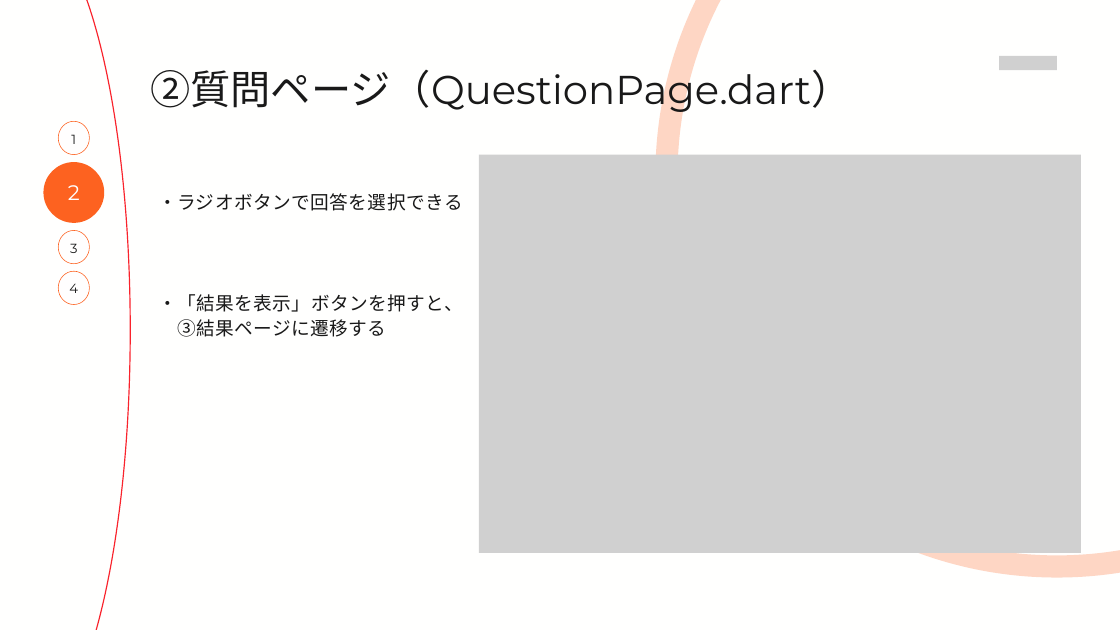
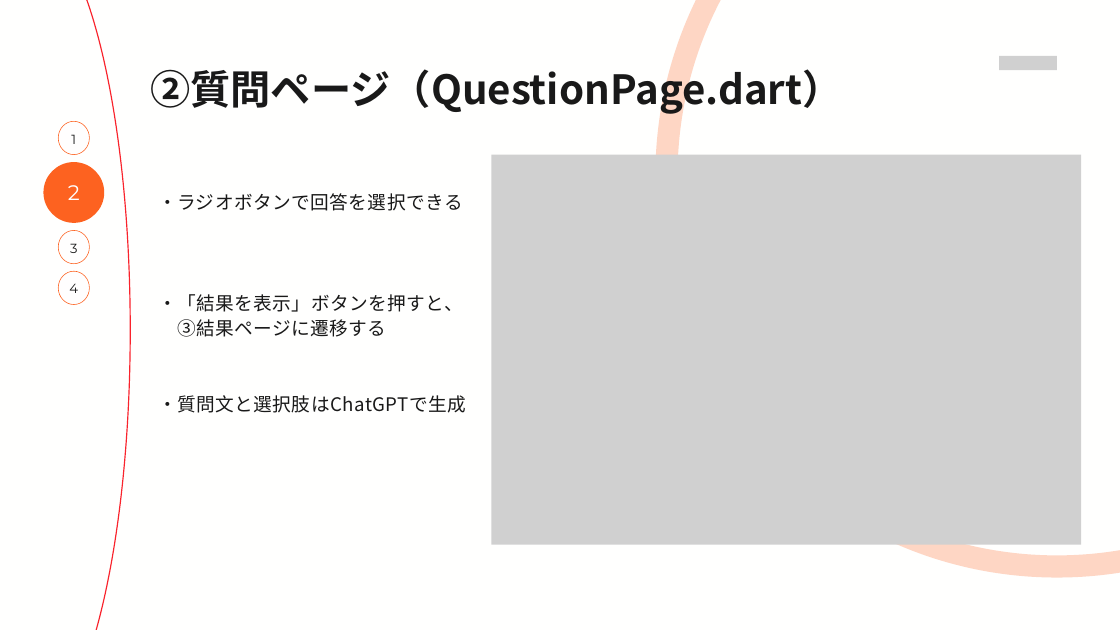
Before and after one commit to runam00/flutterMock, a slide deck: slide 8 of プレゼン資料.pptx (slide 5 before the commit). Drawn at 1120x630 pixels with LibreOffice and Linux fonts; fonts in the diff are those of the drawing; grey boxes stand for pictures. Boxes give left, top, right and bottom in pixels: in the first picture for what was removed or moved away, otherwise in the second. Text is boxed around its words. In the diff, an @@ line names an element or a change of style, - is before the commit and + after.

```diff
--- a/プレゼン資料.pptx
+++ b/プレゼン資料.pptx
@@ text "②質問ページ（QuestionPage.dart）" at bbox=[150, 63, 842, 115]: font Montserrat to Noto Sans CJK JP, bold on @@
@@ picture: place and size @@
-picture at bbox=[479, 155, 1081, 553]
+picture at bbox=[491, 155, 1081, 545]
@@ text "・ラジオボタンで回答を選択できる" at bbox=[158, 193, 463, 211]: font Calibri to Noto Sans CJK JP @@
@@ text added at bbox=[158, 395, 466, 413], 24 pt, text #191919 @@
+・質問文と選択肢はChatGPTで生成
```
Also in this commit, not shown: 6 other slides changed, 8 slides added.
